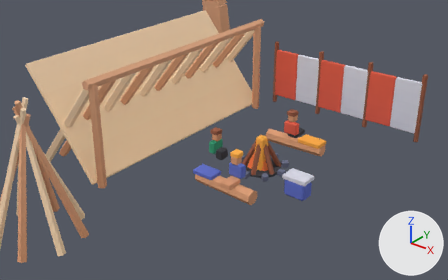
Renders of the glTF model public/assets/toycar/set-bonfire.glb from each side of a commit.
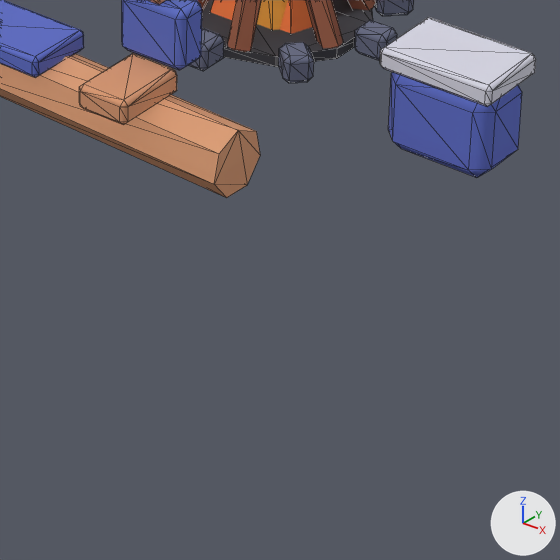
Each version appears first from a camera (50 mm lens) standing at (4.07, -5.85, 3.85) and looking at (-0.62, 0.01, 0.21), and next in a close-up on the part from 46% to 71% of the width and 59% to 100% of the height. Lighting does not change. The marker at lower right points along +X, +Y and +Z. The first two pictures are the older version. The close-ups show mesh edges as thin lines. Where no turn or scale is listed for an object, it has been applied to the vertices.

Objects in the first close-up: 'anim_bob:h=0.050:p=0.31#flame0', 'anim_bob:h=0.060:p=0.23#flame3', 'fire' and 1 more.
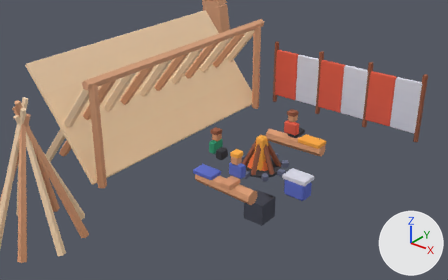
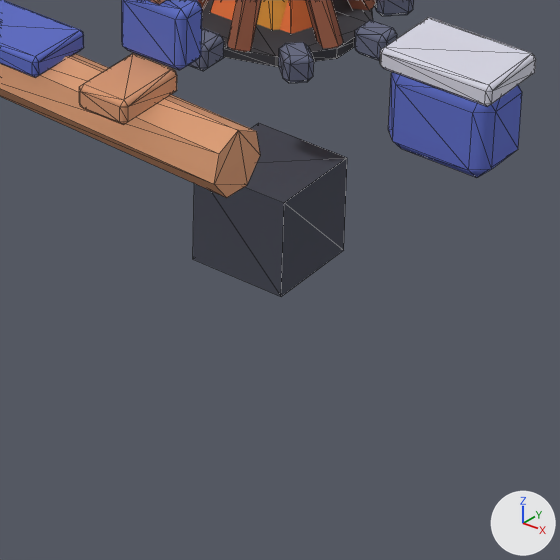
Edits to the bpy script that builds the scene:
```text
Add me_drape_foot:
    me_drape_foot.from_pydata(...)  # a box spanning x -0.15..0.15, y -0.15..0.15, z -0.15..0.15
    me_drape_foot.materials.append(mat_colormap)  # picture img_colormap_png
Add ob_drape_foot:
    ob_drape_foot = bpy.data.objects.new('drape_foot', me_drape_foot)
    ob_drape_foot.location = (0.0, 0.0, -0.6)
```

Changed parts and their boxes (x1, y1, x2, y2) in the close-ups (560 x 560 px):
'drape_foot', added
    after: (193, 123, 347, 297)
